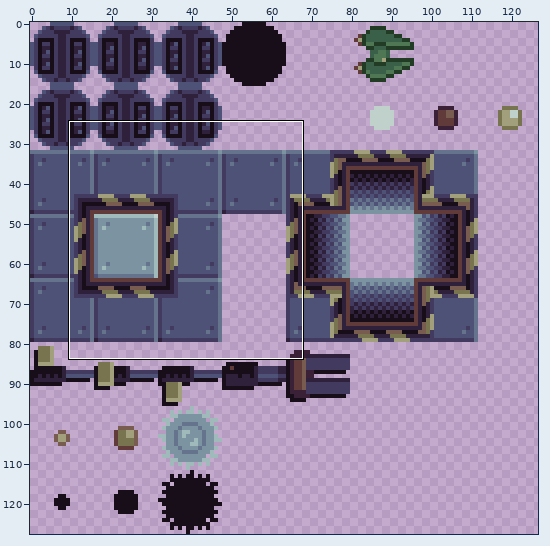
A sprite sheet gets an edit: sprites.png. The first picture is a wide view before the edit; the outline marks the close-up.
Close-up. As it was:
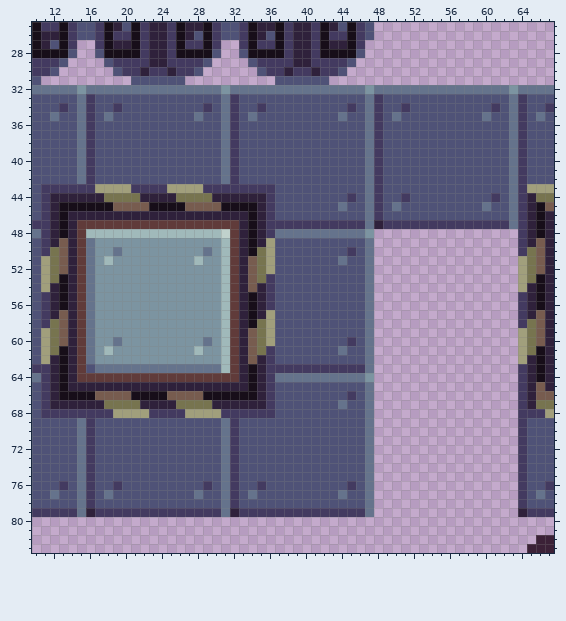
The file is 128x128 pixels. Shown: x 10..67, y 25..83. The wide view leaves out empty margins.
New version:
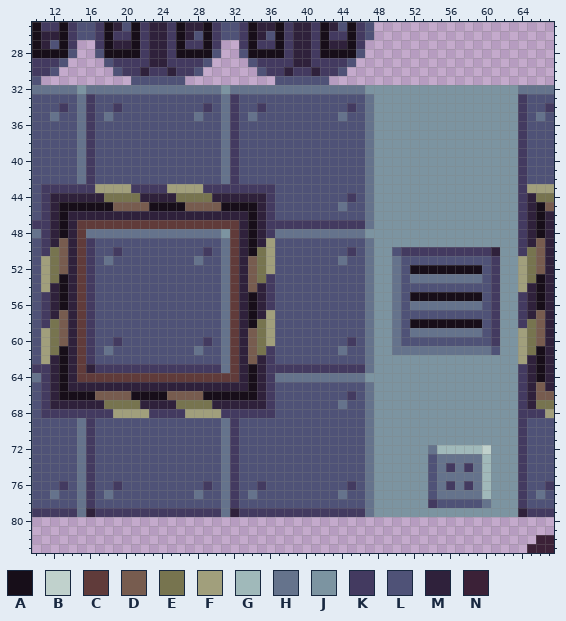
Palette (. is transparent): A #170e19  B #c0d1cc  C #603b3a  D #775c4f  E #77744f  F #a19f7c  G #a0b9ba  H #65738c  J #7c94a1  K #433a60  L #4f5277  M #2f213b  N #3b2137
Changes in this commit:
Changed rows in their new state; - is an unchanged pixel.
first column x 16:
32 --------------------------------JJJJJJJJJJJJJJJ-
33 --------------------------------JJJJJJJJJJJJJJJJ
34 --------------------------------JJJJJJJJJJJJJJJJ
35 --------------------------------JJJJJJJJJJJJJJJJ
36 --------------------------------JJJJJJJJJJJJJJJJ
37 --------------------------------JJJJJJJJJJJJJJJJ
38 --------------------------------JJJJJJJJJJJJJJJJ
39 --------------------------------JJJJJJJJJJJJJJJJ
40 --------------------------------JJJJJJJJJJJJJJJJ
41 --------------------------------JJJJJJJJJJJJJJJJ
42 --------------------------------JJJJJJJJJJJJJJJJ
43 --------------------------------JJJJJJJJJJJJJJJJ
44 --------------------------------JJJJJJJJJJJJJJJJ
45 --------------------------------JJJJJJJJJJJJJJJJ
46 --------------------------------JJJJJJJJJJJJJJJJ
47 --------------------------------JJJJJJJJJJJJJJJJ
48 HHHHHHHHHHHHHHHJ----------------JJJJJJJJJJJJJJJJ
49 KLLLLLLLLLLLLLLH----------------JJJJJJJJJJJJJJJJ
50 KLLKLLLLLLLLLKLH----------------JJLKKKKKKKKKKMJJ
51 KLHLLLLLLLLLHLLH----------------JJHLLLLLLLLLLKJJ
52 KLLLLLLLLLLLLLLH----------------JJHLAAAAAAAALKJJ
53 KLLLLLLLLLLLLLLH----------------JJHLHHHHHHHHLKJJ
54 KLLLLLLLLLLLLLLH----------------JJHLLLLLLLLLLKJJ
55 KLLLLLLLLLLLLLLH----------------JJHLAAAAAAAALKJJ
56 KLLLLLLLLLLLLLLH----------------JJHLHHHHHHHHLKJJ
57 KLLLLLLLLLLLLLLH----------------JJHLLLLLLLLLLKJJ
58 KLLLLLLLLLLLLLLH----------------JJHLAAAAAAAALKJJ
59 KLLLLLLLLLLLLLLH----------------JJHLHHHHHHHHLKJJ
60 KLLKLLLLLLLLLKLH----------------JJHLLLLLLLLLLKJJ
61 KLHLLLLLLLLLHLLH----------------JJHHHHHHHHHHHLJJ
62 KLLLLLLLLLLLLLLH----------------JJJJJJJJJJJJJJJJ
63 MKKKKKKKKKKKKKKH----------------JJJJJJJJJJJJJJJJ
64 --------------------------------JJJJJJJJJJJJJJJJ
65 --------------------------------JJJJJJJJJJJJJJJJ
66 --------------------------------JJJJJJJJJJJJJJJJ
67 --------------------------------JJJJJJJJJJJJJJJJ
68 --------------------------------JJJJJJJJJJJJJJJJ
69 --------------------------------JJJJJJJJJJJJJJJJ
70 --------------------------------JJJJJJJJJJJJJJJJ
71 --------------------------------JJJJJJJJJJJJJJJJ
72 --------------------------------JJJJJJHGGGGGBJJJ
73 --------------------------------JJJJJJLHHHHHGJJJ
74 --------------------------------JJJJJJLHKHKHGJJJ
75 --------------------------------JJJJJJLHHHHHGJJJ
76 --------------------------------JJJJJJLHKHKHGJJJ
77 --------------------------------JJJJJJLHHHHHGJJJ
78 --------------------------------JJJJJJKLLLLLHJJJ
79 --------------------------------JJJJJJJJJJJJJJJJ
